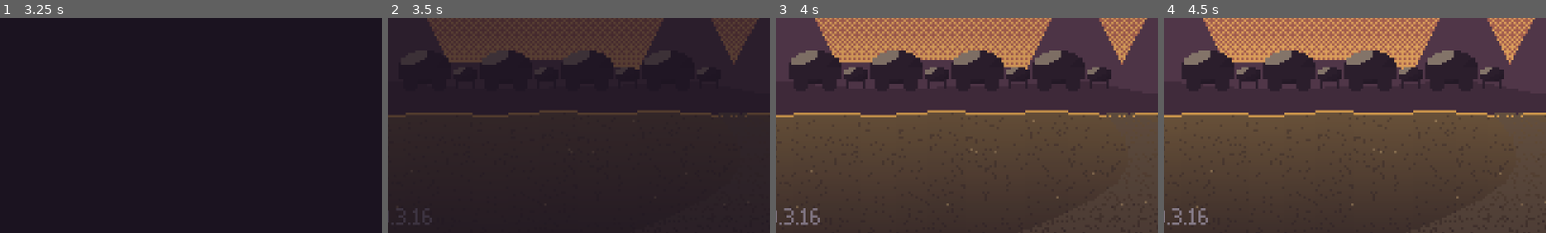
Above: before the commit, frames 1-4 (left to right).
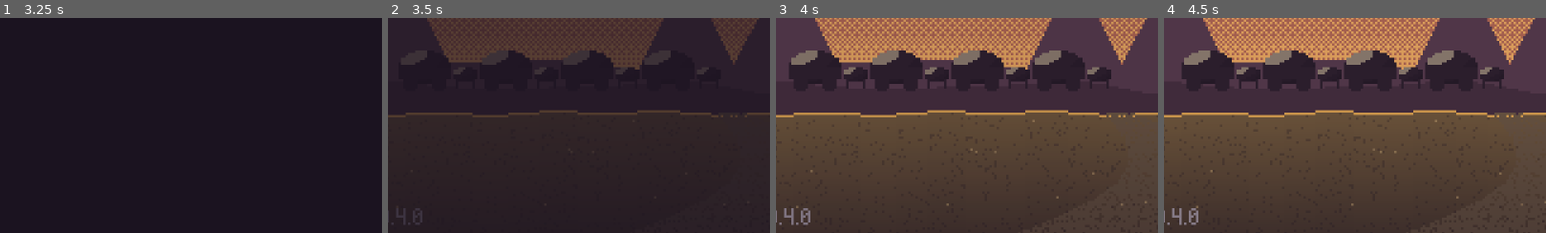
Above: after the commit, the same moments.

Repository: rodriguezric/the_caravan_thief
Game: Godot game, scene res://scenes/shell.tscn
Same seed, same stepped clock (60 frames per second), same inputs: the game is played once before the commit and once after it.
Inputs (mouse positions are % of the whole screen's width and height, from its top left):
- Up to frame 1 (3.25 s): tap Enter at 0.5 s; move the mouse to (72, 45) at 0.52 s; hold Right (right) 0.53-1.25 s; hold Shift (run) 0.53-1.25 s; click (72, 45) at 0.67 s; tap Space at 0.77, 1.07 s; tap Z (accept) at 1.25 s; drag from (30, 55) to (45, 70) at 1.27 s; move the mouse to (60, 28) at 2.02 s; hold Right (right) 2.03-2.75 s; hold Shift (run) 2.03-2.75 s; drag from (45, 70) to (20, 35) at 2.77 s
- Up to frame 2 (3.5 s): no input
- Up to frame 3 (4 s): move the mouse to (80, 65) at 3.52 s; hold Left (left) from 3.53 s (still down); hold Shift (run) from 3.53 s (still down); tap Keypad Enter at 3.6 s; tap Space at 3.77 s
- Up to frame 4 (4.5 s): tap Space at 4.07 s; release Left (left) at 4.25 s; release Shift (run) at 4.25 s; drag from (20, 35) to (35, 25) at 4.27 s
The pictures show only the part of the screen within x 5-55%, y 49-99%; the shares and areas given below are measured in that part.

Frame 1 is identical in both runs. In frame 2, 0.2% of the frame differs, in the area x 2-12%, y 88-96%; in frame 3, 0.3%, in the area x 2-12%, y 88-97%; in frame 4, 0.3%.

Commit message:
feature_chipwave_songs
A composed ambient spaghetti-western score: 16 chipwave cues (title, road,
town, camp, heist, tension, omen, sad, hope, legend, battle, boss, minigame,
victory, defeat, ending) built with mt from music/<cue>.py and shipped as
looping Ogg Vorbis (7.3 MB total). Sfx.music() loads res://music/<cue>.ogg
(victory loops after its fanfare via LOOP_FROM) and falls back to the
songs.gd generator; prerender() skips composed cues. v0.4.0.

Co-Authored-By: Claude Opus 5.5 <noreply@anthropic.com>
Claude-Session: https://claude.ai/code/session_01WHBNR7RVHmtr9nF6sourU4

Diff:
--- a/project.godot
+++ b/project.godot
@@ -12,7 +12,7 @@
 
 config/name="The Caravan Thief"
 config/description="Sword Stories: The Caravan Thief. A heist JRPG about a thief, a cursed sword, and the difference between taking something and owning it."
-config/version="0.3.16"
+config/version="0.4.0"
 run/main_scene="res://scenes/shell.tscn"
 config/features=PackedStringArray("4.6")
 run/flush_stdout_on_print=true
--- a/scripts/sfx.gd
+++ b/scripts/sfx.gd
@@ -1,12 +1,15 @@
 extends Node
 ## Every sound is synthesized: effects from tones and noise, voices as tiny
-## blips, and the music by a small sequencer that writes looping chiptune
-## tracks from a few parameters per song (rendered off the main thread where
-## threads exist). Audio goes through Music / SFX / Voice buses so the settings
+## blips. Music is the composed western score in res://music/<cue>.ogg (built
+## from <cue>.chipwave by music/<cue>.py, see music/README.md); a cue with no
+## .ogg falls back to the small sequencer in songs.gd, rendered off the main
+## thread where threads exist. Audio goes through Music / SFX / Voice buses so the settings
 ## sliders can drive them.
 
 const RATE := 22050
 const MUSIC_DB := -8.0
+## Cues whose first bars play once (a fanfare): the loop restarts here, in seconds.
+const LOOP_FROM := {"victory": 3.871}
 
 ## Per-speaker typewriter voices: [wave, base pitch, volume db].
 const VOICES := {
@@ -118,6 +121,10 @@
 		_music_tween.tween_callback(old.stop)
 	if name == "" or muted_music:
 		return
+	if not songs.has(name):
+		var ogg := _load_ogg(name)
+		if ogg:
+			songs[name] = ogg
 	if songs.has(name):
 		_start_song(name, fade, vol)
 	else:
@@ -133,6 +140,19 @@
 	new_p.play()
 	var t := create_tween()
 	t.tween_property(new_p, "volume_db", vol, fade * 0.8).set_trans(Tween.TRANS_SINE).set_ease(Tween.EASE_OUT)
+
+
+func _load_ogg(name: String) -> AudioStream:
+	## The composed cue, looping (from LOOP_FROM after a once-only intro).
+	var path := "res://music/%s.ogg" % name
+	if not ResourceLoader.exists(path):
+		return null
+	var s := load(path) as AudioStreamOggVorbis
+	if s == null:
+		return null
+	s.loop = true
+	s.loop_offset = float(LOOP_FROM.get(name, 0.0))
+	return s
 
 
 func _render_song_async(name: String, fade: float, vol: float) -> void:
@@ -168,6 +188,8 @@
 	if not OS.has_feature("threads") or OS.has_feature("web"):
 		return
 	for n in names:
+		if not songs.has(n) and ResourceLoader.exists("res://music/%s.ogg" % n):
+			continue   # composed cues load on demand (streamed, no render)
 		if not songs.has(n) and not _pending.has(n):
 			var def := Songs.get_def(n)
 			if def.is_empty():
Not shown, added: music/battle.ogg.import
Not shown, added: music/boss.ogg.import
Not shown, added: music/camp.ogg.import
Not shown, added: music/defeat.ogg.import
Not shown, added: music/ending.ogg.import
Not shown, added: music/heist.ogg.import
Not shown, added: music/hope.ogg.import
Not shown, added: music/legend.ogg.import
Not shown, added: music/minigame.ogg.import
Not shown, added: music/omen.ogg.import
Not shown, added: music/road.ogg.import
Not shown, added: music/sad.ogg.import
(and 37 more such lines)
